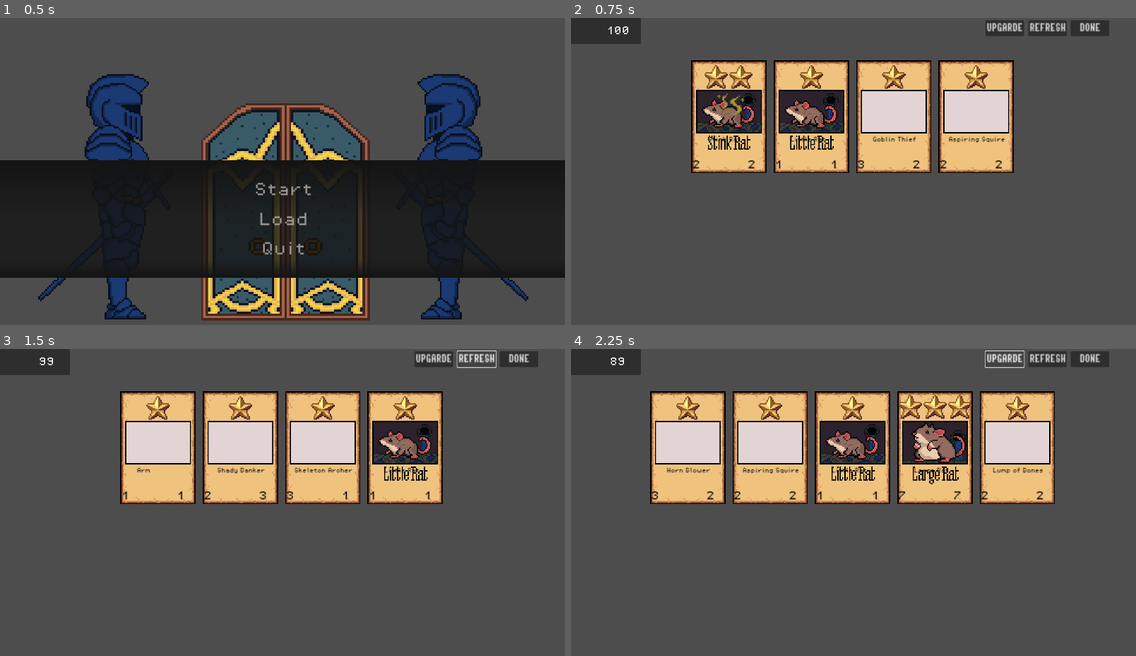
Above: before the commit, frames 1-4 (two rows, left to right).
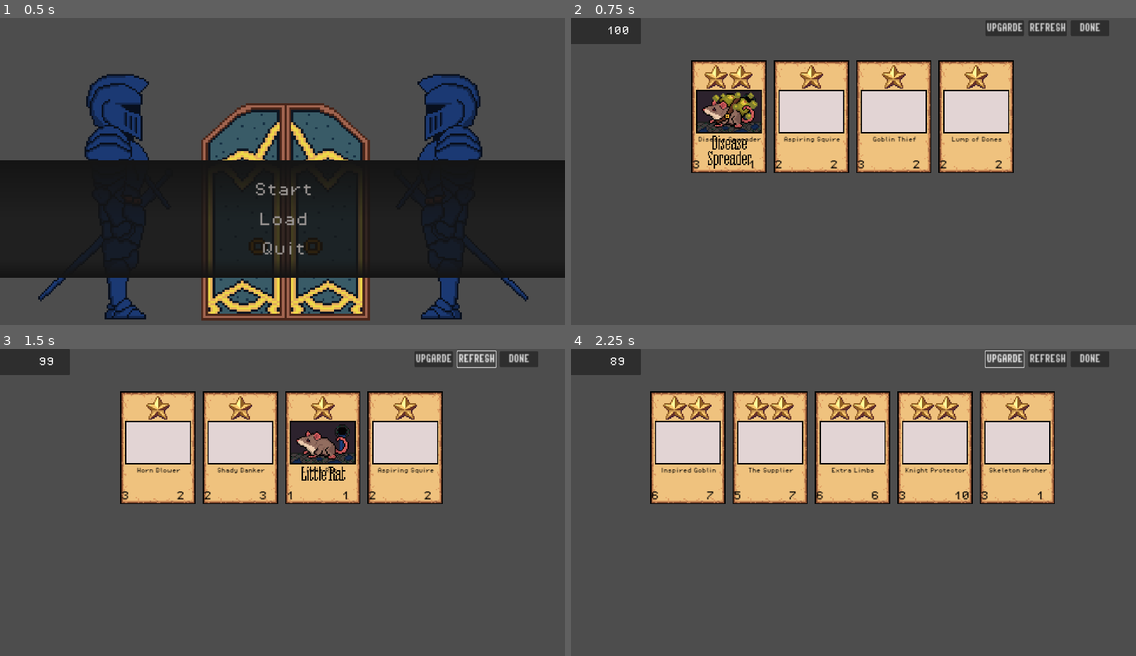
Above: after the commit, the same moments.

Repository: wenyng0526-boop/whateverproject
Game: Godot game, scene res://Scenes/main_menu.tscn
The game is run twice, just before and just after one commit, with the same random seed, the same clock (stepped at 60 frames per second) and the same inputs. The engine's default icon, where the game draws it, is replaced by a stand-in: a white triangle on a blue panel in a dark square.
Inputs (mouse positions are in pixels of both pictures, inside the frame that each line leads up to):
- Up to frame 1 (0.5 s): no input
- Up to frame 2 (0.75 s): click (853, 189) at 0.5 s
- Up to frame 3 (1.5 s): click "REFRESH" at 1.25 s
- Up to frame 4 (2.25 s): click "UPGARDE" at 2 s

Frame 1 is identical in both runs. In frame 2, 2.7% of the frame differs, in the area x 21-77%, y 23-50%; in frame 3, 3.6%; in frame 4, 5.7%, in the area x 14-85%, y 14-50%.

Commit message:
delete star(add resource to shop resource)

Diff:
--- a/Other resource/shop_card.tres
+++ b/Other resource/shop_card.tres
@@ -1,19 +1,38 @@
-[gd_resource type="Resource" script_class="shop_card" load_steps=14 format=3 uid="uid://b05y0n3q37vtn"]
+[gd_resource type="Resource" script_class="shop_card" load_steps=33 format=3 uid="uid://b05y0n3q37vtn"]
 
 [ext_resource type="Script" path="res://Scipts/shop_card_database.gd" id="1_ptnot"]
 [ext_resource type="Script" path="res://Scipts/card_data.gd" id="2_6wc11"]
 [ext_resource type="Resource" uid="uid://du5degasdr5q1" path="res://Minion Resource/Goblin/goblin_thief.tres" id="3_u2hhj"]
 [ext_resource type="Resource" uid="uid://dwpu2h2bdmhji" path="res://Minion Resource/Goblin/shady_banker.tres" id="4_ff536"]
+[ext_resource type="Resource" uid="uid://50bbopvgrqmc" path="res://Minion Resource/Goblin/the_supplier.tres" id="5_h008l"]
 [ext_resource type="Resource" uid="uid://23w3x68p88ih" path="res://Minion Resource/Knight/aspiring_squire.tres" id="5_lqm4x"]
+[ext_resource type="Resource" uid="uid://dyj8ymm5747c5" path="res://Minion Resource/Goblin/inspired_goblin.tres" id="6_3divh"]
 [ext_resource type="Resource" uid="uid://bn8rixgot0bjo" path="res://Minion Resource/Knight/horn_blower.tres" id="6_w0moq"]
+[ext_resource type="Resource" uid="uid://cq0kmmrv0v2ct" path="res://Minion Resource/Goblin/greed_gobbler.tres" id="7_846ik"]
 [ext_resource type="Resource" uid="uid://ejg1x04q42m5" path="res://Minion Resource/Rat/disease_spreader.tres" id="7_ktg88"]
 [ext_resource type="Resource" uid="uid://dfmn33hu2kreo" path="res://Minion Resource/Rat/stink_rat.tres" id="8_0yyum"]
+[ext_resource type="Resource" uid="uid://1oboyjgx03vl" path="res://Minion Resource/Goblin/lavished_goblin.tres" id="8_egmnu"]
 [ext_resource type="Resource" uid="uid://dl782p14xhls0" path="res://Minion Resource/Skeleton/lump_of_bones.tres" id="9_i8qa5"]
+[ext_resource type="Resource" uid="uid://c5v3wf8oo4mcd" path="res://Minion Resource/Goblin/elder_goblin.tres" id="9_o2u21"]
 [ext_resource type="Resource" uid="uid://ck25kwqigneuy" path="res://Minion Resource/Skeleton/skeleton_archer.tres" id="10_vih8c"]
 [ext_resource type="Resource" uid="uid://bbb5ipiug4cit" path="res://Minion Resource/Rat/little_rat.tres" id="11_m6gq4"]
 [ext_resource type="Resource" uid="uid://dr8livklpk6kw" path="res://Minion Resource/Skeleton/arm.tres" id="12_343xh"]
+[ext_resource type="Resource" uid="uid://dtpyy4wn8t78t" path="res://Minion Resource/Skeleton/bone_refiner.tres" id="12_ix34y"]
 [ext_resource type="Resource" uid="uid://uilbc760sao7" path="res://Minion Resource/Rat/large_rat.tres" id="13_0r3i1"]
+[ext_resource type="Resource" uid="uid://bvf130wywxg2u" path="res://Minion Resource/Skeleton/extra_limbs.tres" id="13_avayh"]
+[ext_resource type="Resource" uid="uid://bn7lyinamlkhp" path="res://Minion Resource/Skeleton/bone_muncher.tres" id="14_n3s3n"]
+[ext_resource type="Resource" uid="uid://d24xbnkck6jhy" path="res://Minion Resource/Skeleton/skelly_the_unbreakable.tres" id="15_o0am7"]
+[ext_resource type="Resource" uid="uid://bcio2vbvxjej0" path="res://Minion Resource/Skeleton/spearbone.tres" id="16_kwnqc"]
+[ext_resource type="Resource" uid="uid://d206o5rpul7ka" path="res://Minion Resource/Rat/rat_tamer.tres" id="21_1cnbk"]
+[ext_resource type="Resource" uid="uid://dy641a3c1etjx" path="res://Minion Resource/Rat/scarificial_rat.tres" id="22_adhlo"]
+[ext_resource type="Resource" uid="uid://cux54pf0jelew" path="res://Minion Resource/Rat/mother_of_rats.tres" id="23_l5817"]
+[ext_resource type="Resource" uid="uid://q8va41yxvpp2" path="res://Minion Resource/Rat/mass_infestation.tres" id="24_ih3kt"]
+[ext_resource type="Resource" uid="uid://6neusp3kng7n" path="res://Minion Resource/Knight/armoursmith.tres" id="28_svmw2"]
+[ext_resource type="Resource" uid="uid://c4lnlj38wuvu6" path="res://Minion Resource/Knight/foot_soldier.tres" id="29_yi4is"]
+[ext_resource type="Resource" uid="uid://dojwwo3070368" path="res://Minion Resource/Knight/knight_protector.tres" id="30_87w17"]
+[ext_resource type="Resource" uid="uid://bp81elouu50na" path="res://Minion Resource/Knight/knight_commander.tres" id="31_a0fw2"]
+[ext_resource type="Resource" uid="uid://u8tsstd5v52u" path="res://Minion Resource/Knight/honorary_knight.tres" id="32_yydc2"]
 
 [resource]
 script = ExtResource("1_ptnot")
-shop_cards_one = Array[ExtResource("2_6wc11")]([ExtResource("3_u2hhj"), ExtResource("4_ff536"), ExtResource("5_lqm4x"), ExtResource("6_w0moq"), ExtResource("7_ktg88"), ExtResource("8_0yyum"), ExtResource("9_i8qa5"), ExtResource("10_vih8c"), ExtResource("11_m6gq4"), ExtResource("12_343xh"), ExtResource("13_0r3i1")])
+shop_cards_one = Array[ExtResource("2_6wc11")]([ExtResource("3_u2hhj"), ExtResource("4_ff536"), ExtResource("5_h008l"), ExtResource("6_3divh"), ExtResource("7_846ik"), ExtResource("8_egmnu"), ExtResource("9_o2u21"), ExtResource("9_i8qa5"), ExtResource("10_vih8c"), ExtResource("12_ix34y"), ExtResource("13_avayh"), ExtResource("14_n3s3n"), ExtResource("15_o0am7"), ExtResource("16_kwnqc"), ExtResource("12_343xh"), ExtResource("7_ktg88"), ExtResource("8_0yyum"), ExtResource("13_0r3i1"), ExtResource("21_1cnbk"), ExtResource("22_adhlo"), ExtResource("23_l5817"), ExtResource("24_ih3kt"), ExtResource("11_m6gq4"), ExtResource("5_lqm4x"), ExtResource("6_w0moq"), ExtResource("28_svmw2"), ExtResource("29_yi4is"), ExtResource("30_87w17"), ExtResource("31_a0fw2"), ExtResource("32_yydc2")])
--- a/Scipts/card_data.gd
+++ b/Scipts/card_data.gd
@@ -9,6 +9,5 @@
 @export var image: Texture
 @export var minon_type: type
 @export var fusion_tier: int = 1 #e.g. current_attack * 2^(fusion tier)
-@export var star: int = 1
 
 enum type {Goblin, Rat, Skeleton, Knight}
--- a/Scipts/combat_manager.gd
+++ b/Scipts/combat_manager.gd
@@ -29,7 +29,7 @@
 
 var player_index: int = 0
 var enemy_index: int = 0
-var defeated_enemy_stars: int = 0
+var defeated_enemy_cost: int = 0
 var defeated_enemy_count: int = 0
 
 var battle_started: bool = false
@@ -128,7 +128,7 @@
 	player_cards.clear()
 	enemy_cards.clear()
 
-	defeated_enemy_stars = 0
+	defeated_enemy_cost = 0
 	defeated_enemy_count = 0
 
 	for child in player_container.get_children():
@@ -328,7 +328,7 @@
 
 	if enemy_cards.is_empty():
 		var remaining_cards = player_cards.size()
-		var reward = defeated_enemy_stars + remaining_cards
+		var reward = defeated_enemy_cost + remaining_cards
 
 		GameState.win_count += 1
 		GameState.currency += reward
@@ -402,7 +402,7 @@
 			var dead_index = enemy_cards.find(card)
 
 			# Add the defeated enemy's star value to the reward
-			defeated_enemy_stars += card.card_data.star
+			defeated_enemy_cost += card.card_data.cost
 			defeated_enemy_count += 1
 
 			# Move the turn index back if a card before it was removed
@@ -430,12 +430,12 @@
 	var enemy_count = 4
 
 	for i in range(enemy_count):
-		var star = roll_enemy_star(wave)
+		var enemy_cost = roll_enemy_cost(wave)
 		var enemy_data: card_resource
 
-		if star == 1:
+		if enemy_cost == 1:
 			enemy_data = one_star_enemies.pick_random()
-		elif star == 2:
+		elif enemy_cost == 2:
 			enemy_data = two_star_enemies.pick_random()
 		else:
 			enemy_data = three_star_enemies.pick_random()
@@ -444,7 +444,7 @@
 		enemy_container.add_child(card_instance)
 		card_instance.set_card_data(enemy_data)
 
-func roll_enemy_star(wave: int) -> int:
+func roll_enemy_cost(wave: int) -> int:
 	var roll = randf()
 
 	if wave <= 4:
--- a/Scipts/game_state.gd
+++ b/Scipts/game_state.gd
@@ -12,7 +12,7 @@
 var shop_level: int = 1
 const MAX_SHOP_LEVEL = 3
 const SHOP_SLOTS = [4, 5, 6]        # index 0 = level 1, index 1 = level 2, index 2 = level 3
-const SHOP_MAX_STAR = [2, 3, 4]     # highest star card allowed at each level
+const SHOP_MAX_COST = [2, 3, 4]     # highest star card allowed at each level
 const SHOP_UPGRADE_COST = [10, 30]    # [0] = cost to go 1→2, [1] = cost to go 2→3
 signal currency_changed(new_amount: int)
 
@@ -88,36 +88,6 @@
 	print("GAME SAVED")
 
 
-func card_to_dict(card: card_resource) -> Dictionary:
-	return {
-		"name": card.name,
-		"cost": card.cost,
-		"attack": card.attack,
-		"health": card.health,
-		"fusion_tier": card.fusion_tier,
-		"star": card.star,
-		"minon_type": card.minon_type,
-		"image_path": card.image.resource_path if card.image else ""
-	}
-
-
-func dict_to_card(data: Dictionary) -> card_resource:
-	var card = card_resource.new()
-
-	card.name = data["name"]
-	card.cost = data["cost"]
-	card.attack = data["attack"]
-	card.health = data["health"]
-	card.fusion_tier = data["fusion_tier"]
-	card.star = data["star"]
-	card.minon_type = data["minon_type"]
-
-	if data["image_path"] != "":
-		card.image = load(data["image_path"])
-
-	return card
-
-
 func load_game() -> String:
 	if not FileAccess.file_exists(SAVE_PATH):
 		print("NO SAVE FILE")
--- a/Scipts/shop_manager.gd
+++ b/Scipts/shop_manager.gd
@@ -19,20 +19,22 @@
 
 func refresh_shop():
 	print("shop_level: ", GameState.shop_level)
+
 	for child in card_container.get_children():
-		child.queue_free() #clear existing cards in the shop
+		child.queue_free()
 
-	var max_star: int = GameState.SHOP_MAX_STAR[GameState.shop_level - 1]
+	var max_cost: int = GameState.SHOP_MAX_COST[GameState.shop_level - 1]
 	var pool: Array[card_resource] = shop_cards.shop_cards_one.filter(
-		func(c): return c.star <= max_star
+		func(c): return c.cost <= max_cost
 	)
 
 	var shop_size: int = GameState.SHOP_SLOTS[GameState.shop_level - 1]
+
 	for i in range(shop_size):
 		var random_card_data: card_resource = pool.pick_random()
 		var card_instance : CardUI = card_ui.instantiate()
 		card_container.add_child(card_instance)
-		card_instance.set_card_data(random_card_data) #refill shop with new cards
+		card_instance.set_card_data(random_card_data)
 		card_instance.current_location = CardUI.CardLocation.SHOP
 		card_instance.clicked.connect(_on_card_clicked)
 
Not shown: 1 places in Scenes/main_menu.tscn that only renumber resources
